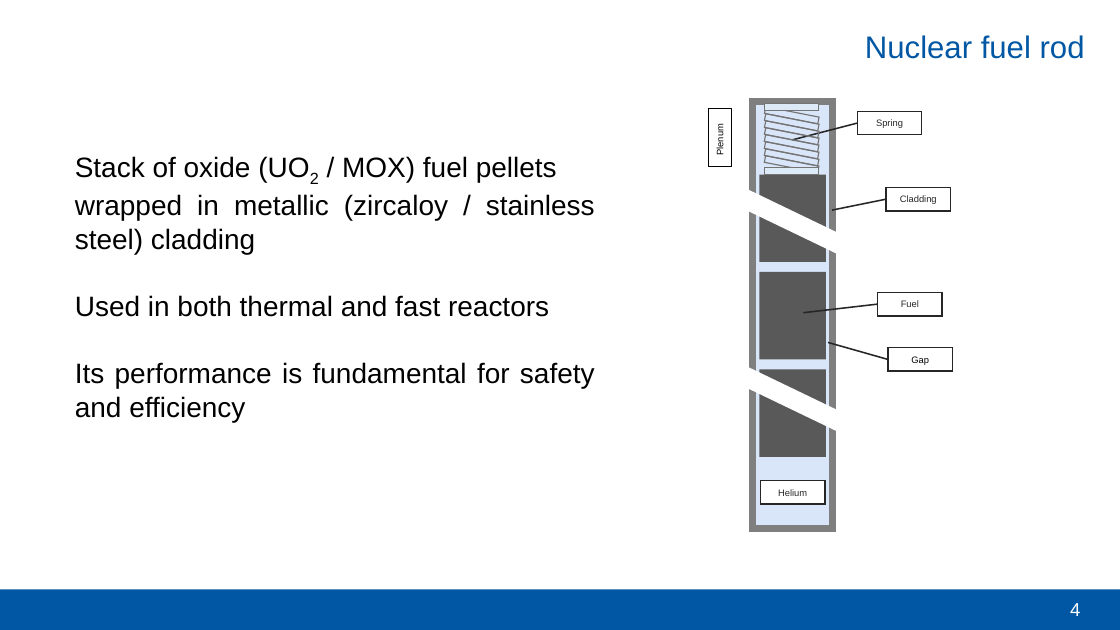
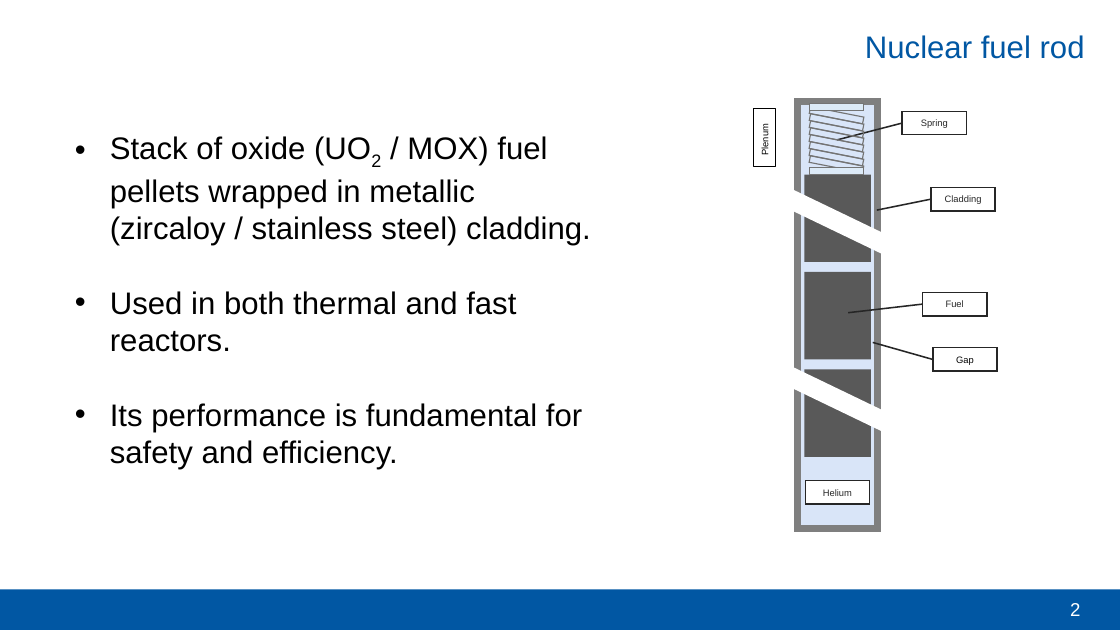
Before and after one commit to sciantix/sciantix-official, a slide deck: slide 2 of slide/MOOC/MOOC SCIANTIX - OperaHPC - V0.pptx (slide 4 before the commit). Drawn at 1120x630 pixels with LibreOffice and Linux fonts; fonts in the diff are those of the drawing; background and template pictures are left out. Boxes give left, top, right and bottom in pixels: in the first picture for what was removed or moved away, otherwise in the second. Text is boxed around its words. In the diff, an @@ line names an element or a change of style, - is before the commit and + after.

```diff
--- a/slide/MOOC/MOOC SCIANTIX - OperaHPC - V0.pptx
+++ b/slide/MOOC/MOOC SCIANTIX - OperaHPC - V0.pptx
@@ text at (x1=110, y1=136, x2=591, y2=469): text changed; size 18 to 20 pt @@
-Stack of oxide (UO2 / MOX) fuel pellets
-wrapped in metallic (zircaloy / stainless steel) cladding
-Used in both thermal and fast reactors
-Its performance is fundamental for safety and efficiency
+• Stack of oxide (UO2 / MOX) fuel pellets wrapped in metallic (zircaloy / stainless steel) cladding.
+• Used in both thermal and fast reactors.
+• Its performance is fundamental for safety and efficiency.
@@ 22 rectangles, 4 lines moved together from (x1=706, y1=102, x2=952, y2=529) to (x1=751, y1=102, x2=997, y2=529) @@
@@ page number at (x1=1070, y1=603, x2=1080, y2=616): text changed @@
-4
+2
```
Also in this commit, not shown: 7 other slides changed, 1 slide added, 8 slides removed.
